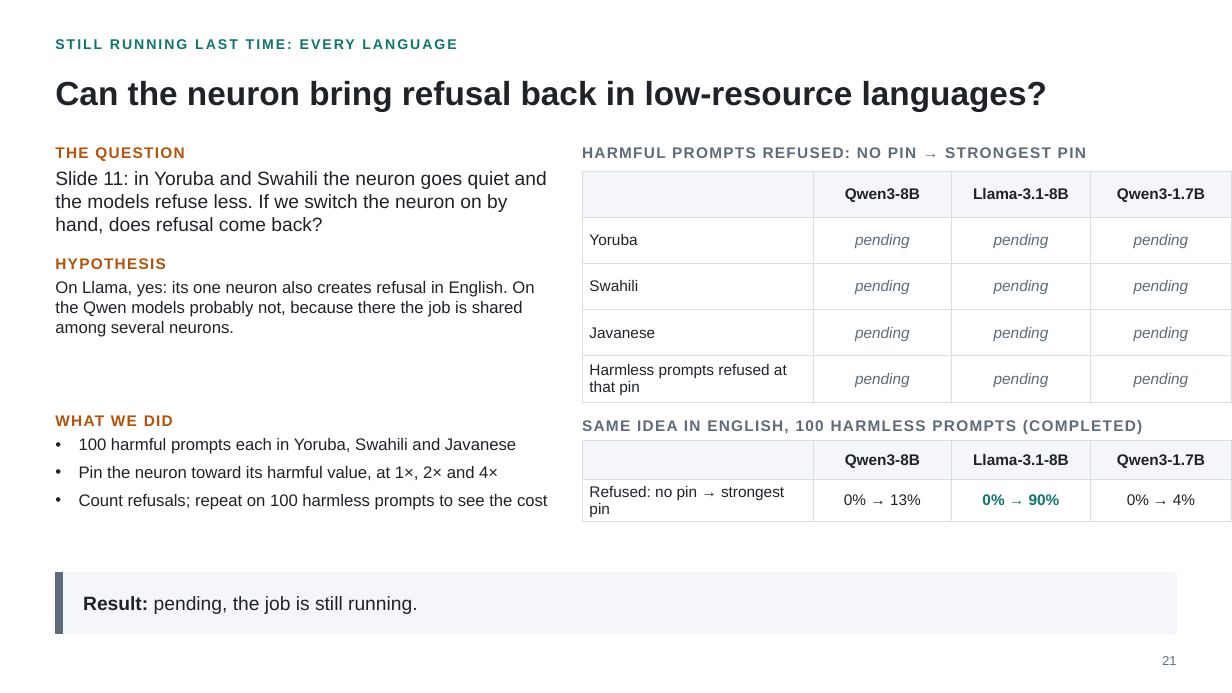
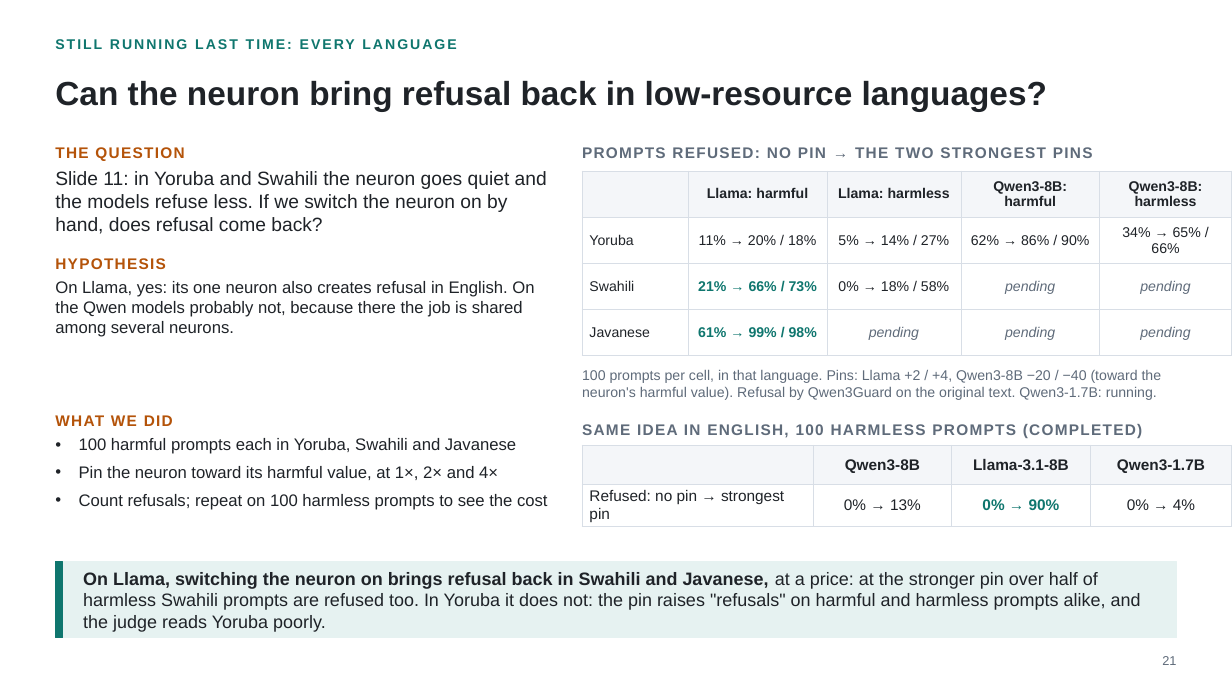
Before and after one commit to fjoad/refusal-neurons, a slide deck: slide 21 of slides/refusal_neurons_2026-11-12.pptx. Drawn at 1232x693 pixels with LibreOffice and Linux fonts; fonts in the diff are those of the drawing. Boxes give left, top, right and bottom in pixels: in the first picture for what was removed or moved away, otherwise in the second. Text is boxed around its words. In the diff, an @@ line names an element or a change of style, - is before the commit and + after.

```diff
--- a/slides/refusal_neurons_2026-11-12.pptx
+++ b/slides/refusal_neurons_2026-11-12.pptx
@@ text at [582, 147, 1093, 158]: text changed @@
-HARMFUL PROMPTS REFUSED: NO PIN → STRONGEST PIN
+PROMPTS REFUSED: NO PIN → THE TWO STRONGEST PINS
@@ table at [582, 171, 1232, 344] @@
- | Qwen3-8B | Llama-3.1-8B | Qwen3-1.7B
-Yoruba | pending | pending | pending
-Swahili | pending | pending | pending
-Javanese | pending | pending | pending
-Harmless prompts refused at that pin | pending | pending | pending
+ | Llama: harmful | Llama: harmless | Qwen3-8B: harmful | Qwen3-8B: harmless
+Yoruba | 11% → 20% / 18% | 5% → 14% / 27% | 62% → 86% / 90% | 34% → 65% / 66%
+Swahili | 21% → 66% / 73% | 0% → 18% / 58% | pending | pending
+Javanese | 61% → 99% / 98% | pending | pending | pending
@@ text added at [582, 370, 1162, 400], 11 pt, text #5F6B7A @@
+100 prompts per cell, in that language. Pins: Llama +2 / +4, Qwen3-8B −20 / −40 (toward the neuron's harmful value). Refusal by Qwen3Guard on the original text. Qwen3-1.7B: running.
@@ text "SAME IDEA IN ENGLISH, 100 ...": place and size @@
-text "SAME IDEA IN ENGLISH, 100 ..." at [582, 420, 1142, 434]
+text "SAME IDEA IN ENGLISH, 100 ..." at [582, 424, 1142, 438]
@@ table: place and size @@
-table at [582, 441, 1232, 533]
+table at [582, 445, 1232, 538]
@@ rectangle: place and size @@
-rectangle at [55, 573, 1177, 633]
+rectangle at [55, 562, 1177, 638]
@@ rectangle at [55, 562, 1177, 638]: fill #F4F6F9 to #E6F2F1; outline #F4F6F9 1 pt to #E6F2F1 1 pt @@
@@ rectangle: place and size @@
-rectangle at [55, 573, 63, 633]
+rectangle at [55, 562, 63, 638]
@@ rectangle at [55, 562, 63, 638]: fill #5F6B7A to #0F766E; outline #5F6B7A 1 pt to #0F766E 1 pt @@
@@ text removed at [83, 596, 418, 614] @@
-Result: pending, the job is still running.
@@ text added at [83, 572, 1141, 632], 14 pt, text #1F2328 @@
+On Llama, switching the neuron on brings refusal back in Swahili and Javanese, at a price: at the stronger pin over half of harmless Swahili prompts are refused too. In Yoruba it does not: the pin raises "refusals" on harmful and harmless prompts alike, and the judge reads Yoruba poorly.
```
Also in this commit, not shown: 1 other slide changed, 2 other files.
